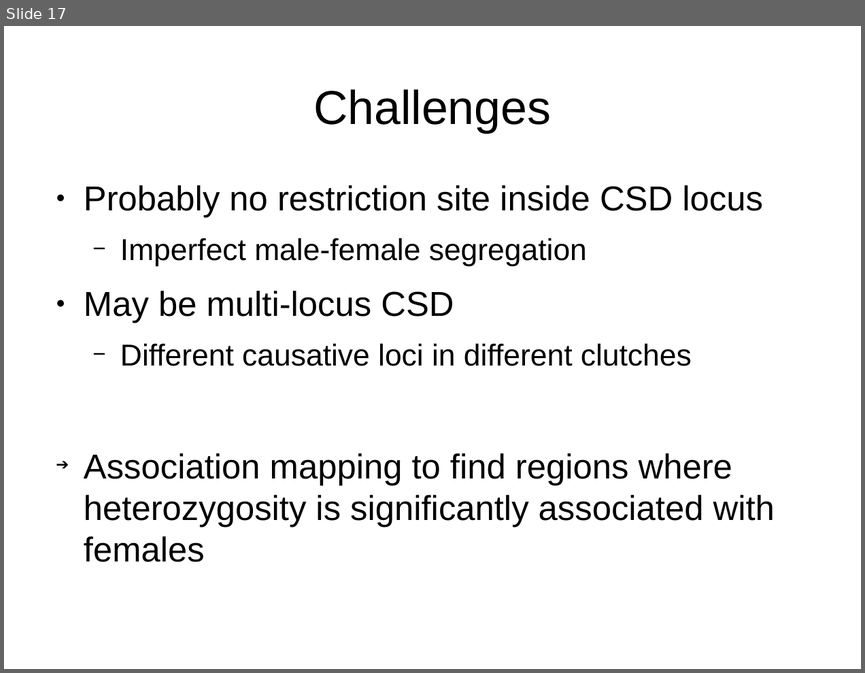
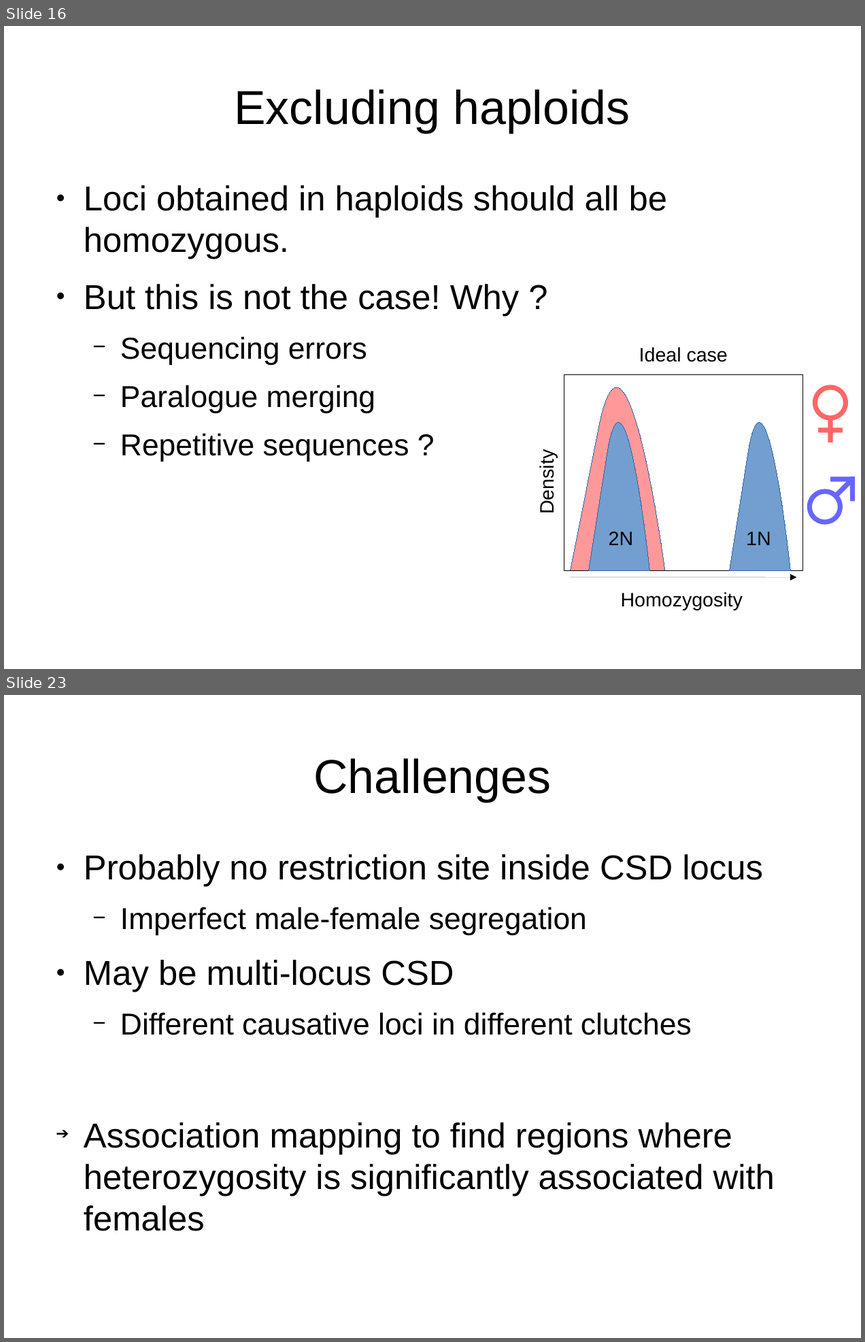
Before and after one commit to cmdoret/master_archive, a slide deck: reports/presentations/lab_meeting_20170712/lab_meeting_20170712.odp. Shown one above the other, each under a label of ours: slide 17 before the commit, slides 16 and 23 after it; the slides between them are not shown. The pictures are 865x673 and 865x1342 pixels, drawn with LibreOffice and Linux fonts; fonts in the diff are those of the drawing. Boxes give left, top, right and bottom in pixels: in the first picture for what was removed or moved away, otherwise in the second. Text is boxed around its words. In the diff, an @@ line names an element or a change of style, - is before the commit and + after.

```diff
--- a/reports/presentations/lab_meeting_20170712/lab_meeting_20170712.odp
+++ b/reports/presentations/lab_meeting_20170712/lab_meeting_20170712.odp
@@ slide 16 added at (x1=4, y1=26, x2=861, y2=669), background #FFFFFF @@
@@ title added at (x1=234, y1=89, x2=630, y2=133), 44 pt, text #000000 @@
+Excluding haploids
@@ text added at (x1=84, y1=185, x2=667, y2=462), 32 pt, text #000000 @@
+● Loci obtained in haploids should all be homozygous.
+● But this is not the case! Why ?
+  − Sequencing errors
+  − Paralogue merging
+  − Repetitive sequences ?
@@ text added at (x1=639, y1=347, x2=728, y2=362), 18 pt, text #000000 @@
+Ideal case
@@ rectangle added at (x1=564, y1=375, x2=802, y2=571), outline #000000 0 pt @@
@@ freeform shape added at (x1=570, y1=388, x2=665, y2=571), fill #FF9999, outline #3465A4 0 pt @@
@@ ellipse added at (x1=815, y1=388, x2=845, y2=418), outline #FF6666 4.51 pt @@
@@ freeform shape added at (x1=589, y1=422, x2=650, y2=570), fill #729FCF, outline #3465A4 0 pt @@
@@ freeform shape added at (x1=730, y1=422, x2=791, y2=570), fill #729FCF, outline #3465A4 0 pt @@
@@ line added from (818, 431) to (843, 431), #FF6666 4.51 pt @@
@@ line added from (830, 418) to (830, 442), #FF6666 4.51 pt @@
@@ text added at (x1=536, y1=456, x2=558, y2=512), 18 pt, text #000000 @@
+Density
@@ group added at (x1=810, y1=476, x2=855, y2=521): 3 lines, 1 ellipse @@
@@ text added at (x1=609, y1=531, x2=634, y2=545), 18 pt, text #000000 @@
+2N
@@ text added at (x1=746, y1=531, x2=771, y2=545), 18 pt, text #000000 @@
+1N
@@ arrow added from (570, 577) to (797, 577), #000000 0 pt @@
@@ text added at (x1=621, y1=592, x2=742, y2=609), 18 pt, text #000000 @@
+Homozygosity
@@ what was slide 17 is now slide 23 @@
```
Also in this commit, not shown: 2 slides changed, 5 other slides added, 14 other files.
